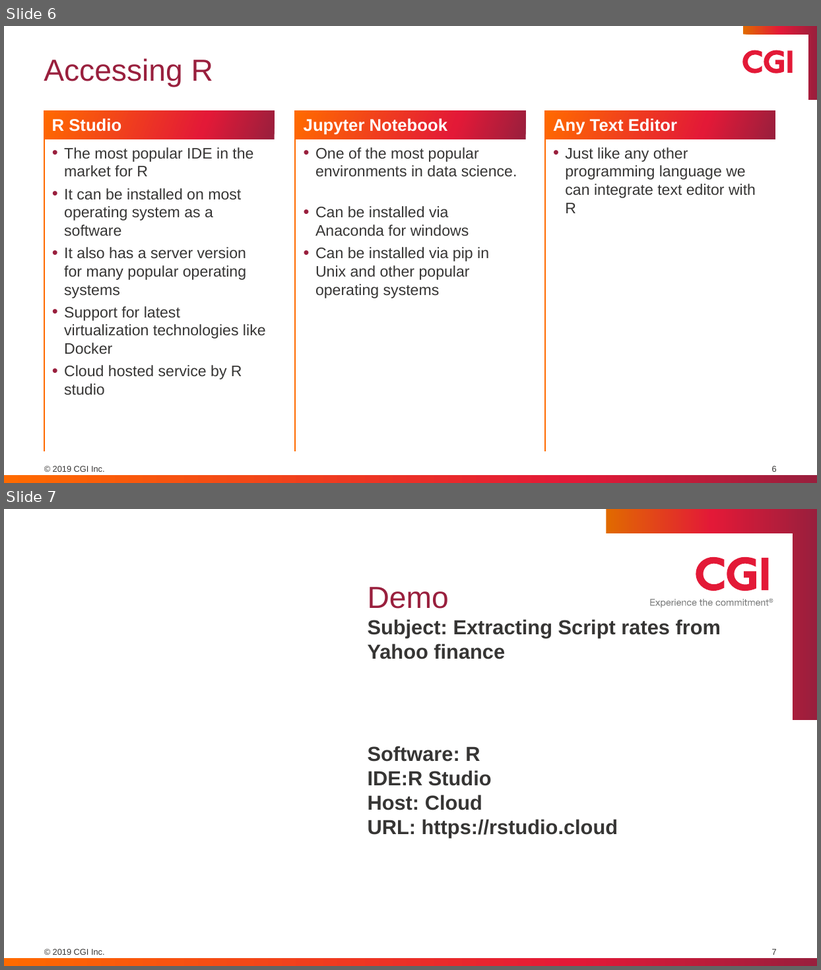
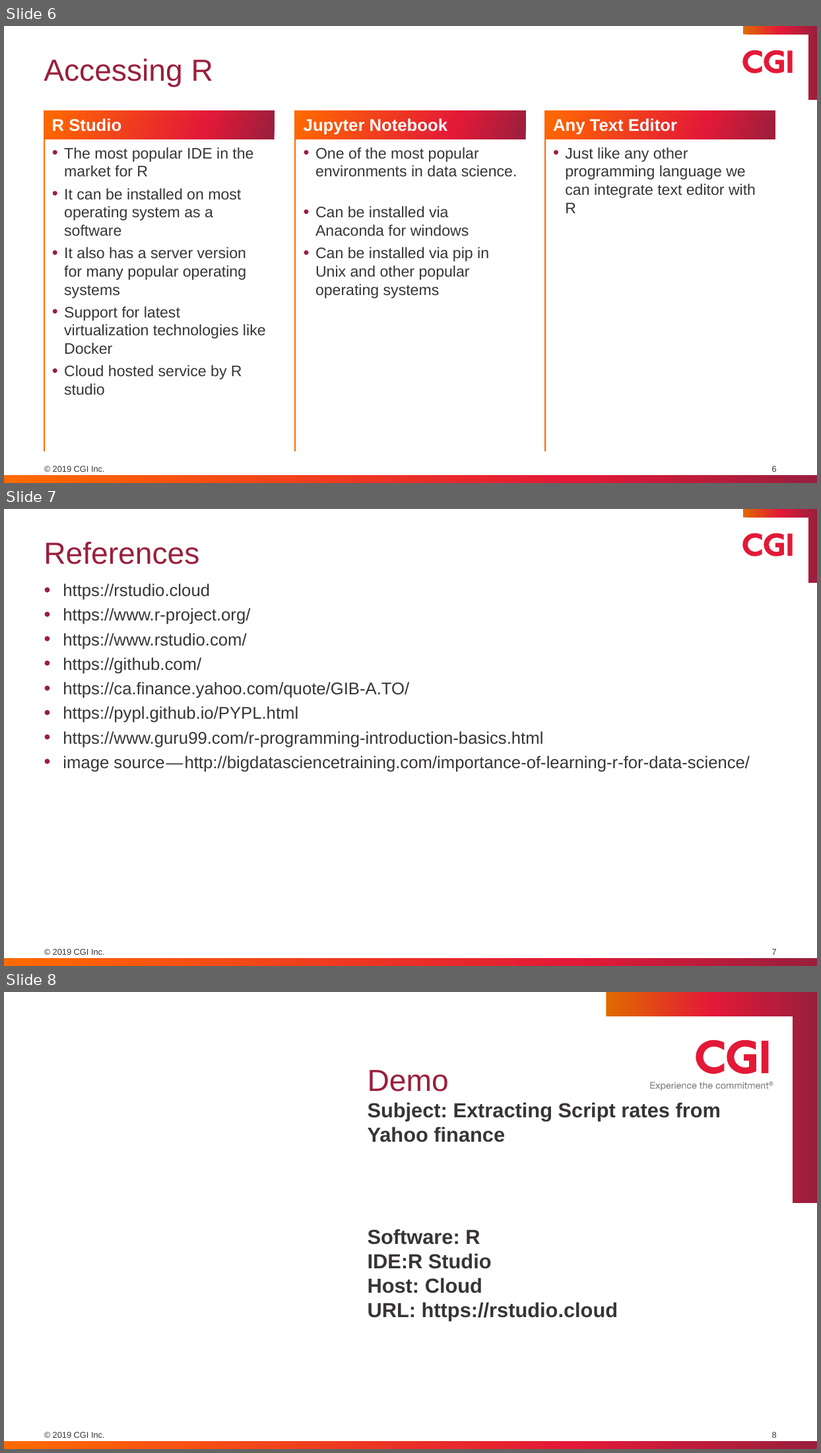
Before and after one commit to demousercgihalifax/R_demo, a slide deck: ppt/Web Scraping using R.pptx. Shown one above the other, each under a label of ours: slides 6 and 7 before the commit, slides 6, 7 and 8 after it. The pictures are 821x970 and 821x1453 pixels, drawn with LibreOffice and Linux fonts; fonts in the diff are those of the drawing; background and template pictures are left out. Boxes give left, top, right and bottom in pixels: in the first picture for what was removed or moved away, otherwise in the second. Text is boxed around its words. In the diff, an @@ line names an element or a change of style, - is before the commit and + after.

Commit message:
Added the references slide

```diff
--- a/ppt/Web Scraping using R.pptx
+++ b/ppt/Web Scraping using R.pptx
@@ slide 7 added at <box>4,509,817,966</box>, background #FFFFFF; not listed: 6 template elements that a slide beside it also shows @@
@@ title added at <box>44,541,199,564</box>, 36 pt, text #991F3D @@
+References
@@ text added at <box>63,584,750,772</box>, 20 pt, text #363534 @@
+• https://rstudio.cloud
+• https://www.r-project.org/
+• https://www.rstudio.com/
+• https://github.com/
+• https://ca.finance.yahoo.com/quote/GIB-A.TO/
+• https://pypl.github.io/PYPL.html
+• https://www.guru99.com/r-programming-introduction-basics.html
+• image source — http://bigdatasciencetraining.com/importance-of-learning-r-for-data-science/
@@ page number added at <box>772,949,777,955</box>, 10 pt, text #363534 @@
+7
@@ what was slide 7 is now slide 8 @@
@@ page number at <box>772,1432,777,1438</box>: text changed @@
-7
+8
```
Also in this commit, not shown: 5 slides changed.
